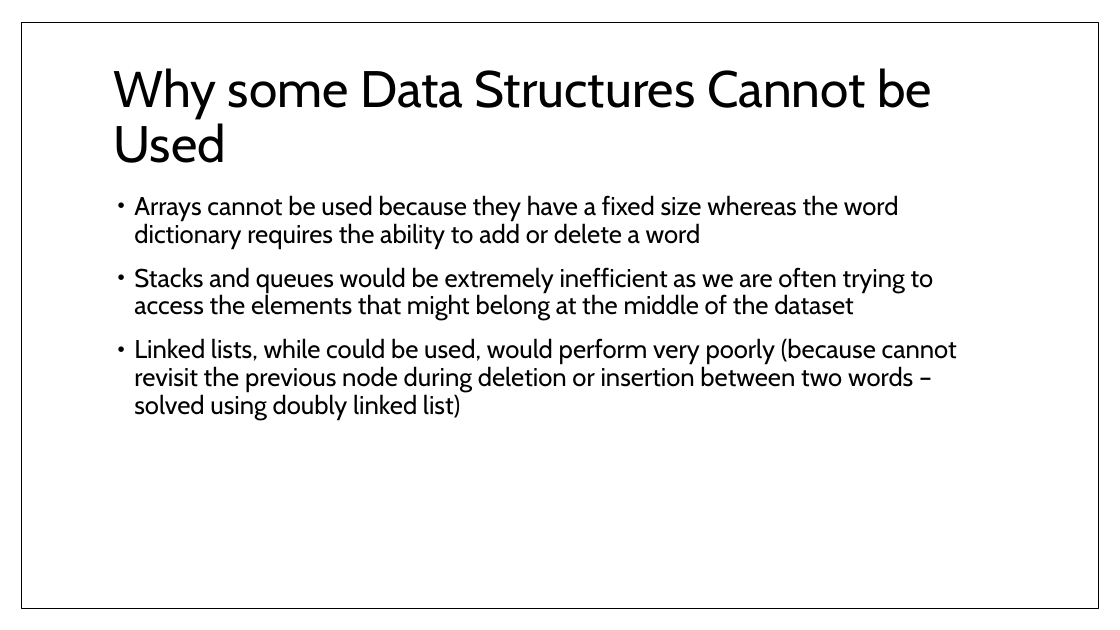
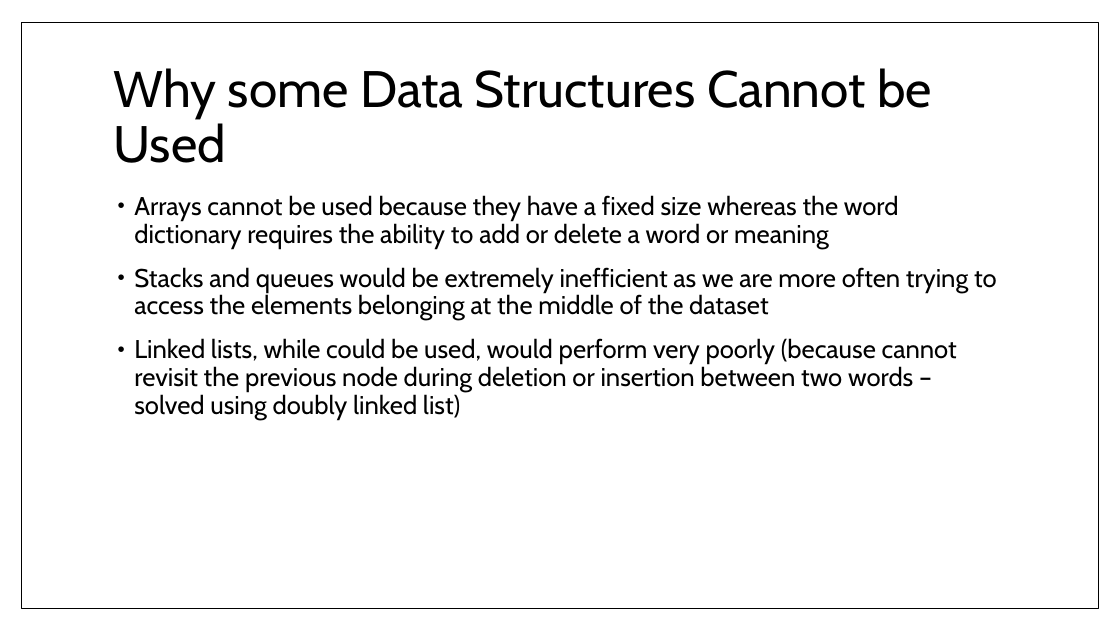
Before and after one commit to diwas-lamsal/English-Dictionary-Python, a slide deck: slide 33 of st122324-Diwas-Lamsal-DSA-Presentation.pptx. Drawn at 1120x630 pixels with LibreOffice and Linux fonts; fonts in the diff are those of the drawing. Boxes give left, top, right and bottom in pixels: in the first picture for what was removed or moved away, otherwise in the second. Text is boxed around its words. In the diff, an @@ line names an element or a change of style, - is before the commit and + after.

```diff
--- a/st122324-Diwas-Lamsal-DSA-Presentation.pptx
+++ b/st122324-Diwas-Lamsal-DSA-Presentation.pptx
@@ text at bbox=[134, 195, 997, 320]: text changed @@
-• Arrays cannot be used because they have a fixed size whereas the word dictionary requires the ability to add or delete a word
-• Stacks and queues would be extremely inefficient as we are often trying to access the elements that might belong at the middle of the dataset
+• Arrays cannot be used because they have a fixed size whereas the word dictionary requires the ability to add or delete a word or meaning
+• Stacks and queues would be extremely inefficient as we are more often trying to access the elements belonging at the middle of the dataset
```
Also in this commit, not shown: 1 other slide changed, 2 other files.
